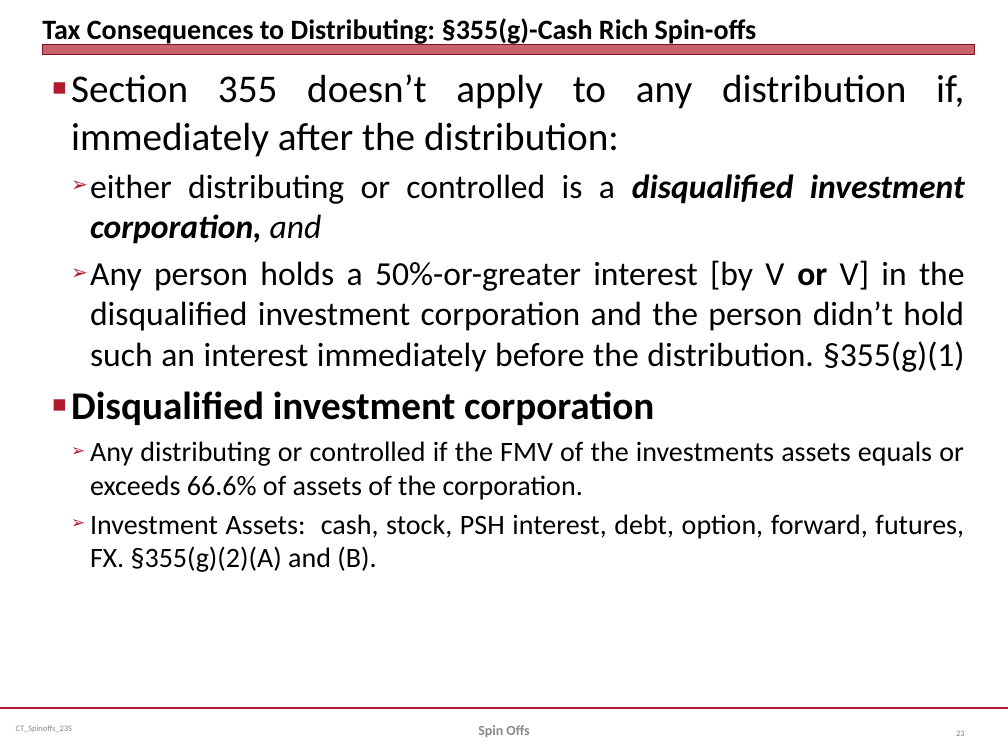
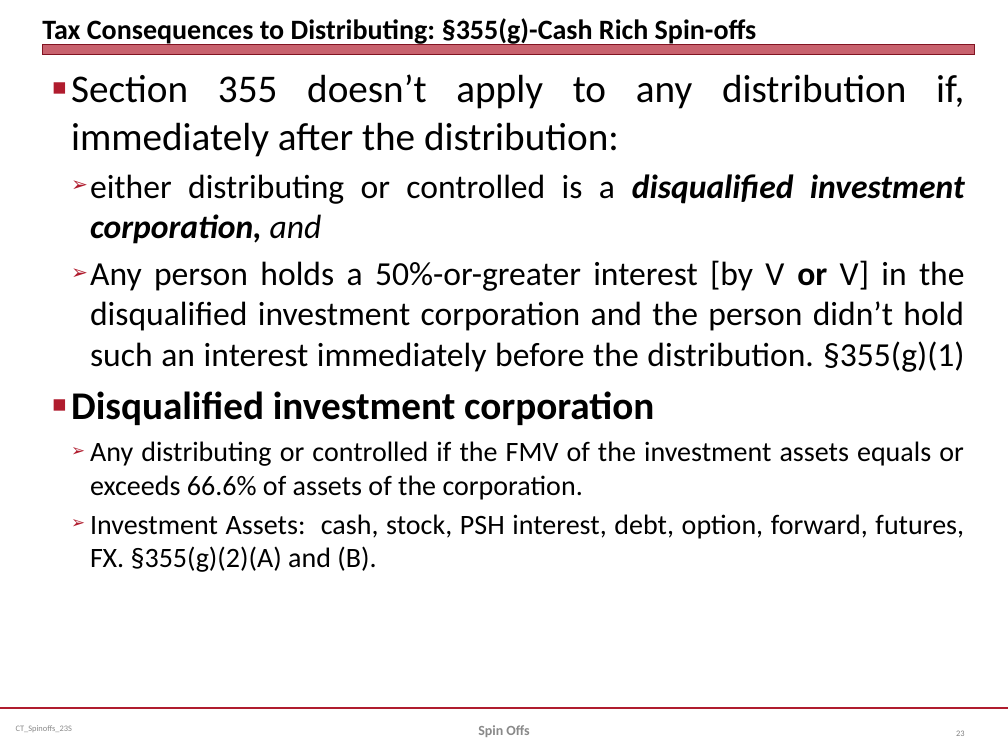
Before and after one commit to jmc877/Corporate-Tax, a slide deck: slide 23 of slides/CT_Ch12_Spinoffs_23S.pptx. Drawn at 1008x756 pixels with LibreOffice and Linux fonts; fonts in the diff are those of the drawing. Boxes give left, top, right and bottom in pixels: in the first picture for what was removed or moved away, otherwise in the second. Text is boxed around its words. In the diff, an @@ line names an element or a change of style, - is before the commit and + after.

```diff
--- a/slides/CT_Ch12_Spinoffs_23S.pptx
+++ b/slides/CT_Ch12_Spinoffs_23S.pptx
@@ text at (x1=90, y1=441, x2=964, y2=500): text changed @@
-  ➢ Any distributing or controlled if the FMV of the investments assets equals or exceeds 66.6% of assets of the corporation.
+  ➢ Any distributing or controlled if the FMV of the investment assets equals or exceeds 66.6% of assets of the corporation.
```
